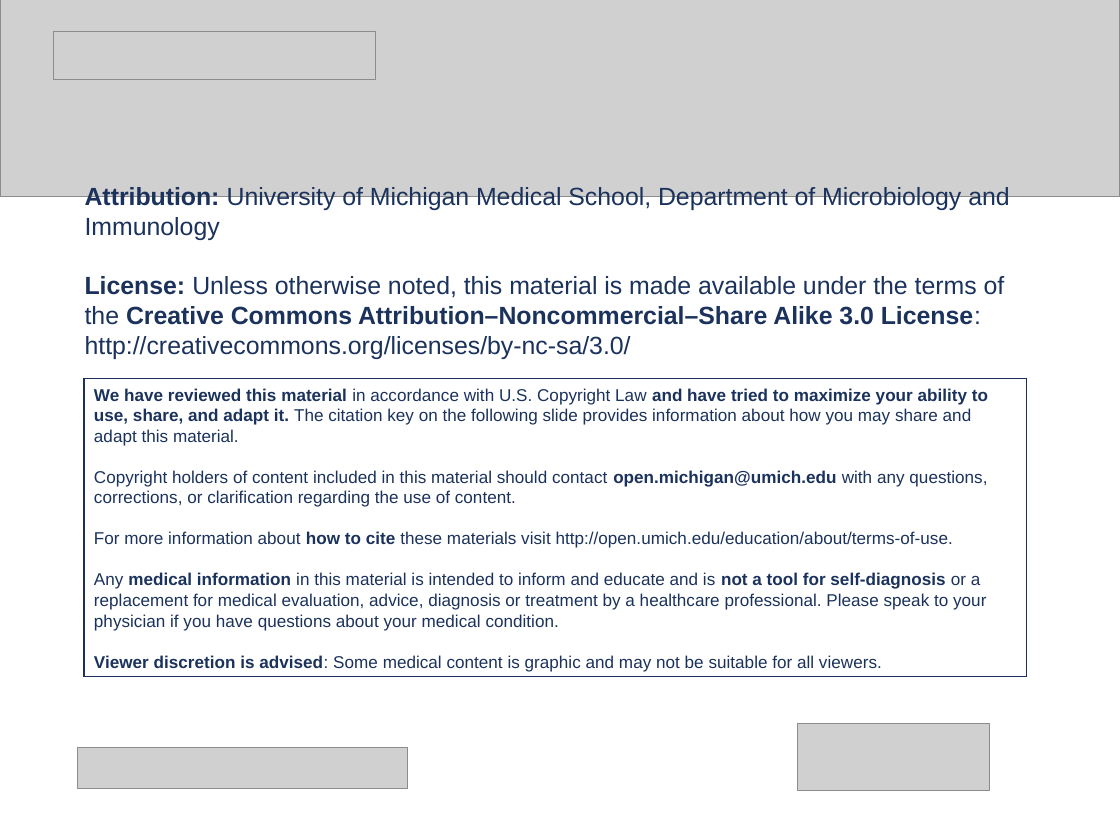
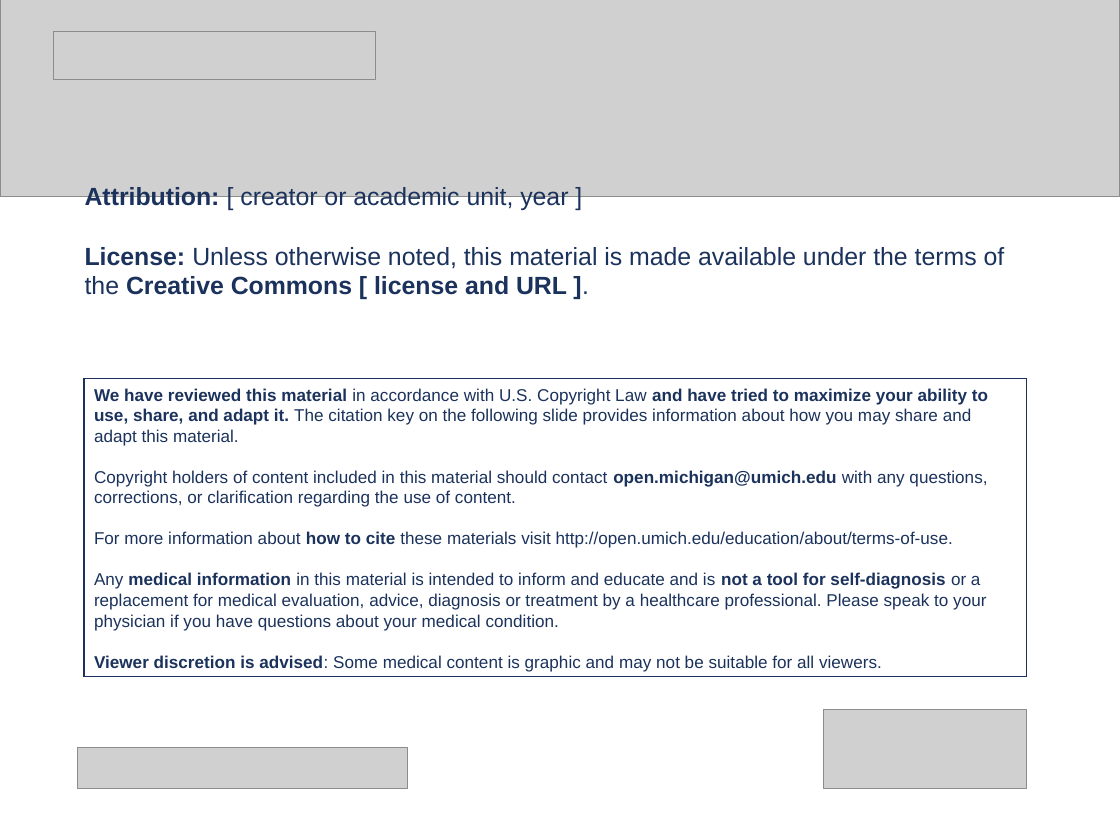
Before and after one commit to gazzola/OERca, a slide deck: slide 1 of tool/decomposition/datafiles/RecompBoilerplate.ppt. Drawn at 1120x840 pixels with LibreOffice and Linux fonts; fonts in the diff are those of the drawing; grey boxes stand for pictures. Boxes give left, top, right and bottom in pixels: in the first picture for what was removed or moved away, otherwise in the second. Text is boxed around its words. In the diff, an @@ line names an element or a change of style, - is before the commit and + after.

```diff
--- a/tool/decomposition/datafiles/RecompBoilerplate.ppt
+++ b/tool/decomposition/datafiles/RecompBoilerplate.ppt
@@ text at (85, 187, 1005, 295): text changed @@
-Attribution: University of Michigan Medical School, Department of Microbiology and Immunology
-License: Unless otherwise noted, this material is made available under the terms of the Creative Commons Attribution–Noncommercial–Share Alike 3.0 License: http://creativecommons.org/licenses/by-nc-sa/3.0/
+Attribution: [ creator or academic unit, year ]
+License: Unless otherwise noted, this material is made available under the terms of the Creative Commons [ license and URL ].
@@ picture: place and size @@
-picture at (797, 724, 989, 791)
+picture at (823, 710, 1026, 788)
```
Also in this commit, not shown: 1 other slide changed.
